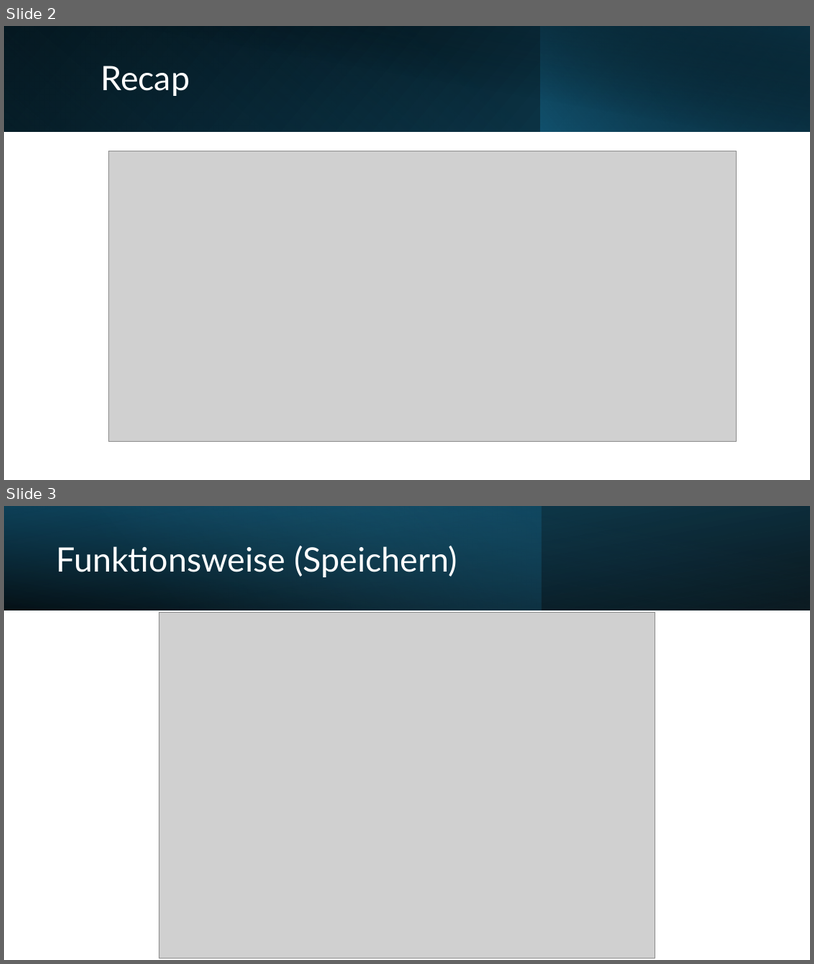
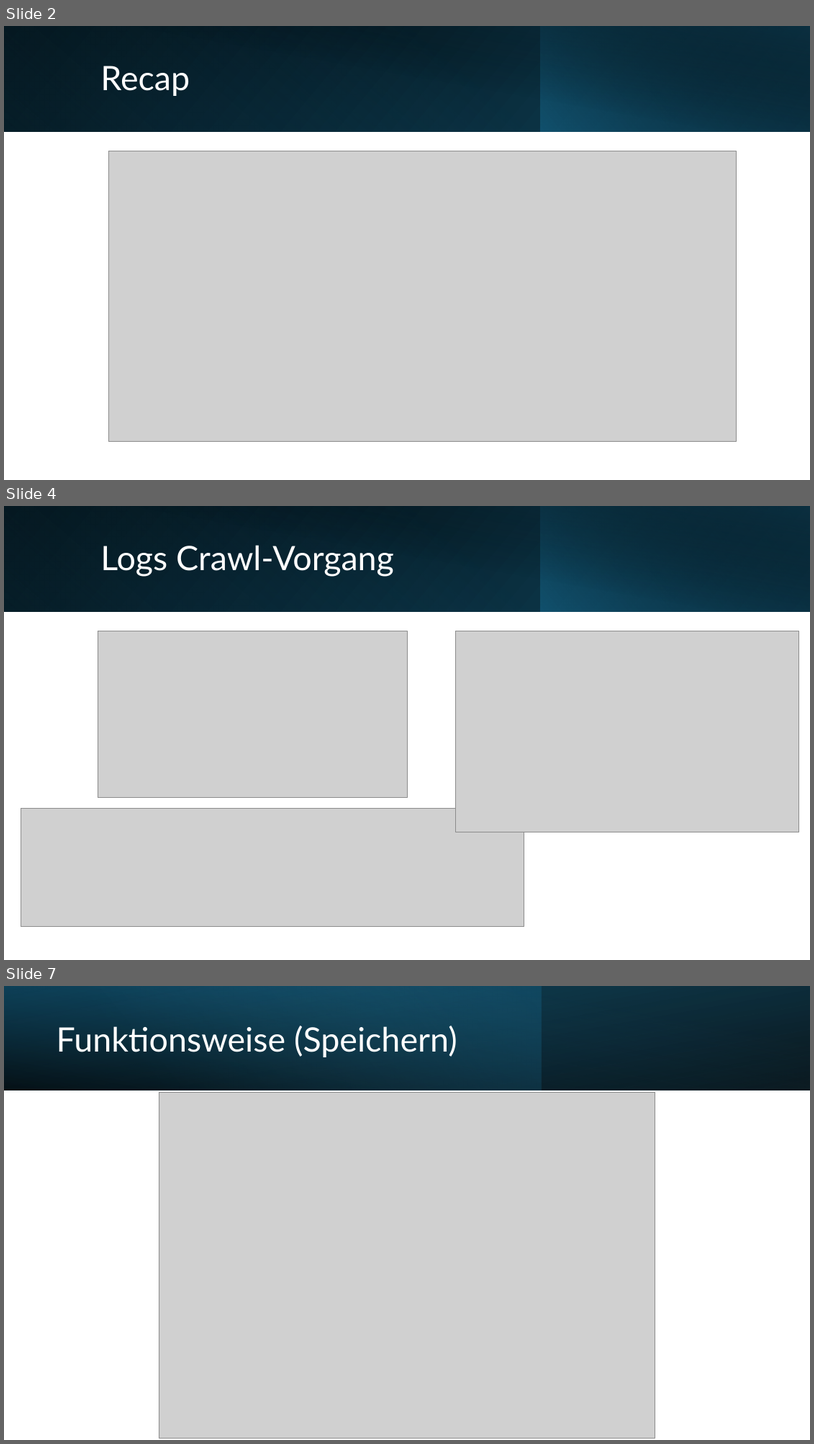
Before and after one commit to lroskn/praesi, a slide deck: Endergebnis.pptx. Shown one above the other, each under a label of ours: slides 2 and 3 before the commit, slides 2, 4 and 7 after it; the slides between them are not shown. The pictures are 814x964 and 814x1444 pixels, drawn with LibreOffice and Linux fonts; fonts in the diff are those of the drawing; grey boxes stand for pictures. Boxes give left, top, right and bottom in pixels: in the first picture for what was removed or moved away, otherwise in the second. Text is boxed around its words. In the diff, an @@ line names an element or a change of style, - is before the commit and + after.

```diff
--- a/Endergebnis.pptx
+++ b/Endergebnis.pptx
@@ slide 4 added at (4, 506, 810, 960), background #FFFFFF @@
@@ rectangle added at (4, 506, 810, 611), fill gradient #000000 to #104862 @@
@@ rectangle added at (4, 506, 541, 611), fill gradient #156082 to #0B3041 @@
@@ rectangle added at (34, 506, 810, 612), fill gradient #000000 to #0B3041 @@
@@ rectangle added at (540, 506, 810, 611), fill gradient #156082 to #000000 @@
@@ title added at (100, 545, 394, 577), 40 pt, text #FFFFFF @@
+Logs Crawl-Vorgang
@@ picture added at (98, 631, 407, 797) @@
@@ picture added at (455, 631, 800, 832) @@
@@ picture added at (21, 808, 525, 926) @@
@@ what was slide 3 is now slide 7 @@
```
Also in this commit, not shown: 1 slide changed, 3 other slides added, 5 slides removed, 2 other files.
